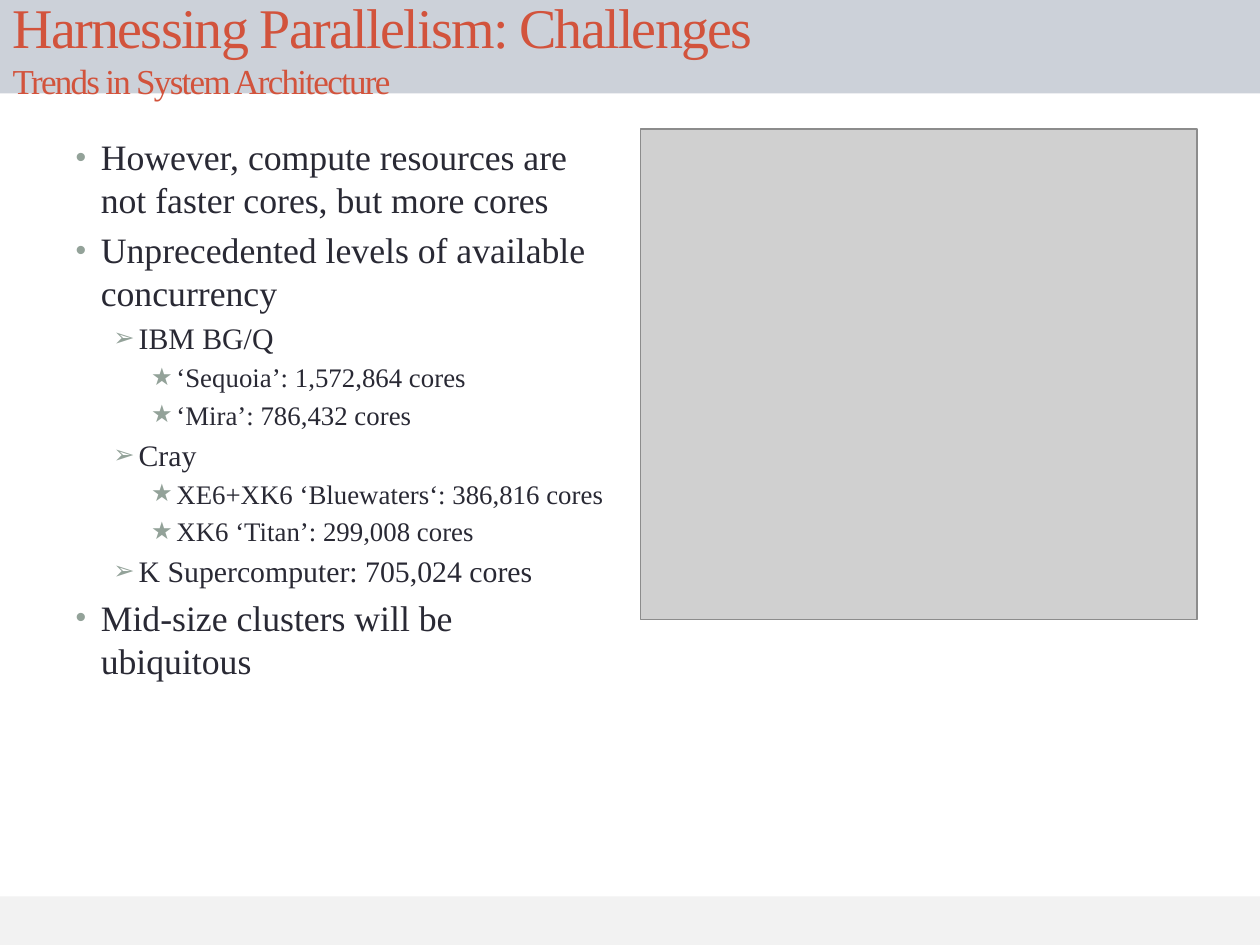
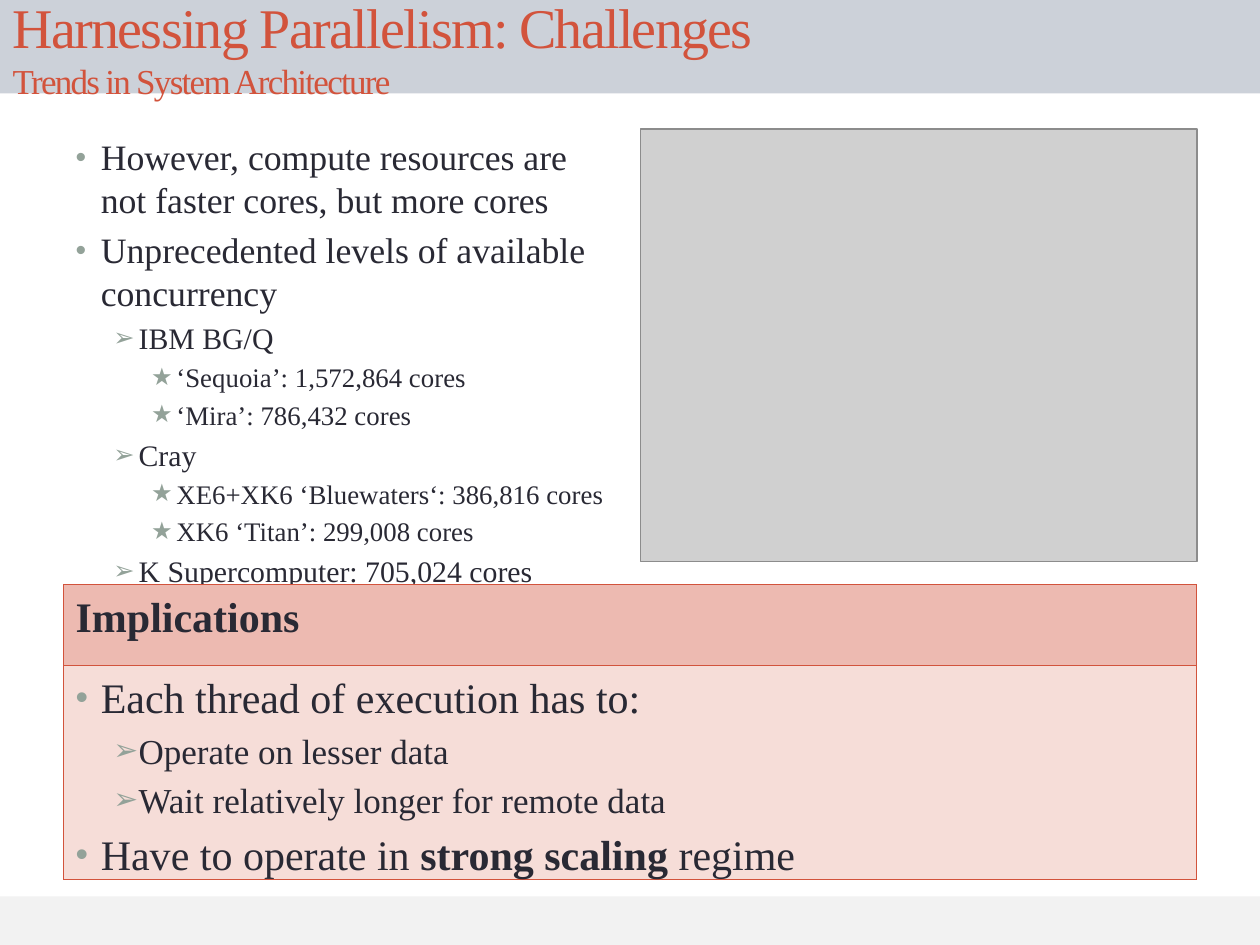
Before and after one commit to UIUC-PPL/charm_tutorial, a slide deck: slide 6 of tutorial.pptx. Drawn at 1260x945 pixels with LibreOffice and Linux fonts; fonts in the diff are those of the drawing; grey boxes stand for pictures. Boxes give left, top, right and bottom in pixels: in the first picture for what was removed or moved away, otherwise in the second. Text is boxed around its words. In the diff, an @@ line names an element or a change of style, - is before the commit and + after.

```diff
--- a/tutorial.pptx
+++ b/tutorial.pptx
@@ text "However, compute resources are not ..." rewrapped from bbox=[101, 146, 603, 632] to bbox=[101, 146, 603, 666] @@
@@ picture: place and size @@
-picture at bbox=[640, 129, 1197, 619]
+picture at bbox=[640, 129, 1197, 561]
@@ text added at bbox=[63, 585, 1197, 667], fill #EDBAB1, outline #D2533C 0.75 pt, 24 pt, text #292934, bold @@
+Implications
@@ text added at bbox=[63, 665, 1197, 879], fill #F6DDD8, outline #D2533C 0.75 pt, 24 pt, text #292934 @@
+• Each thread of execution has to:
+  ➢ Operate on lesser data
+  ➢ Wait relatively longer for remote data
+• Have to operate in strong scaling regime
```
Also in this commit, not shown: 1 other slide changed, 5 slides added, 4 slides removed.
